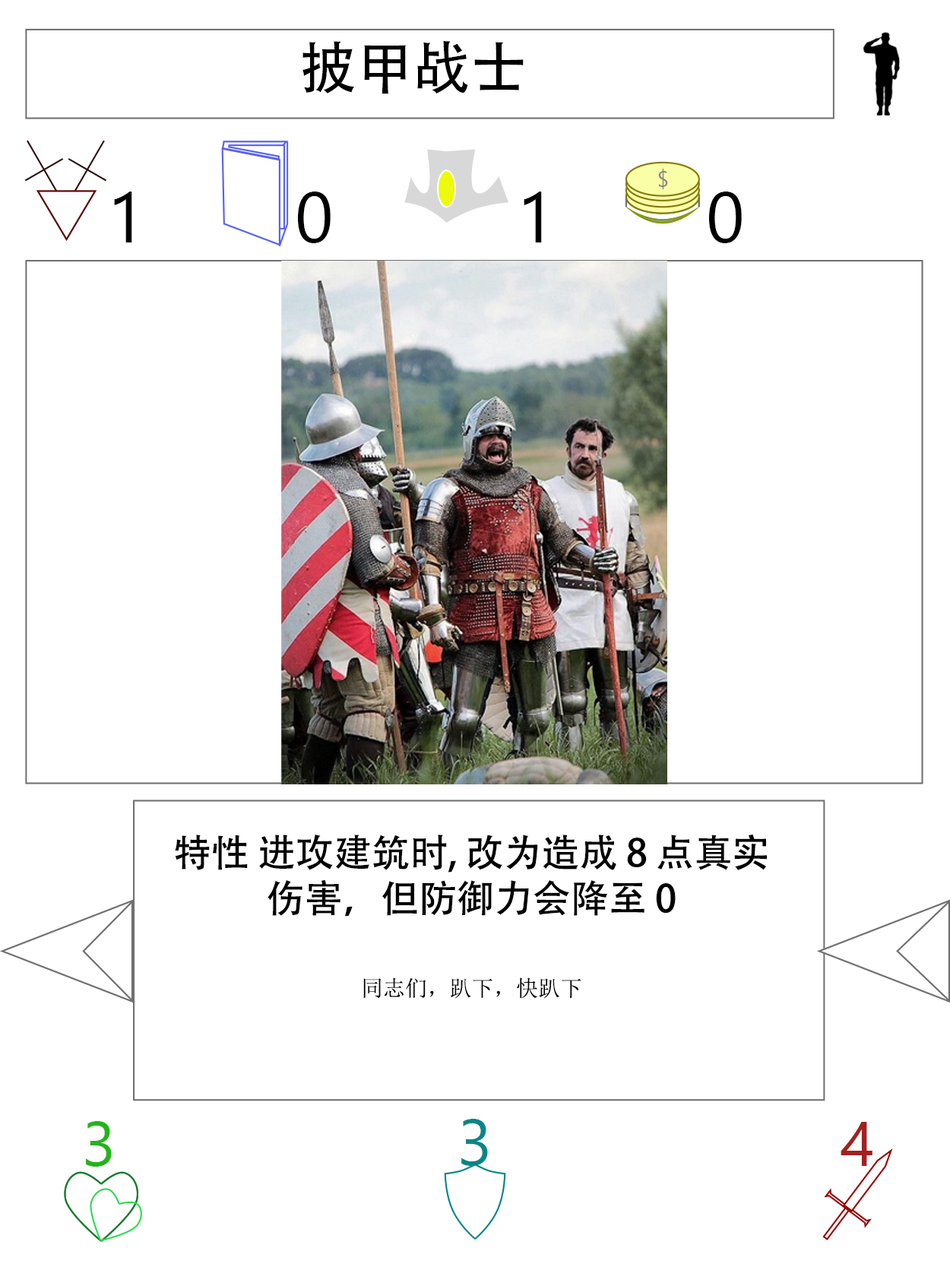
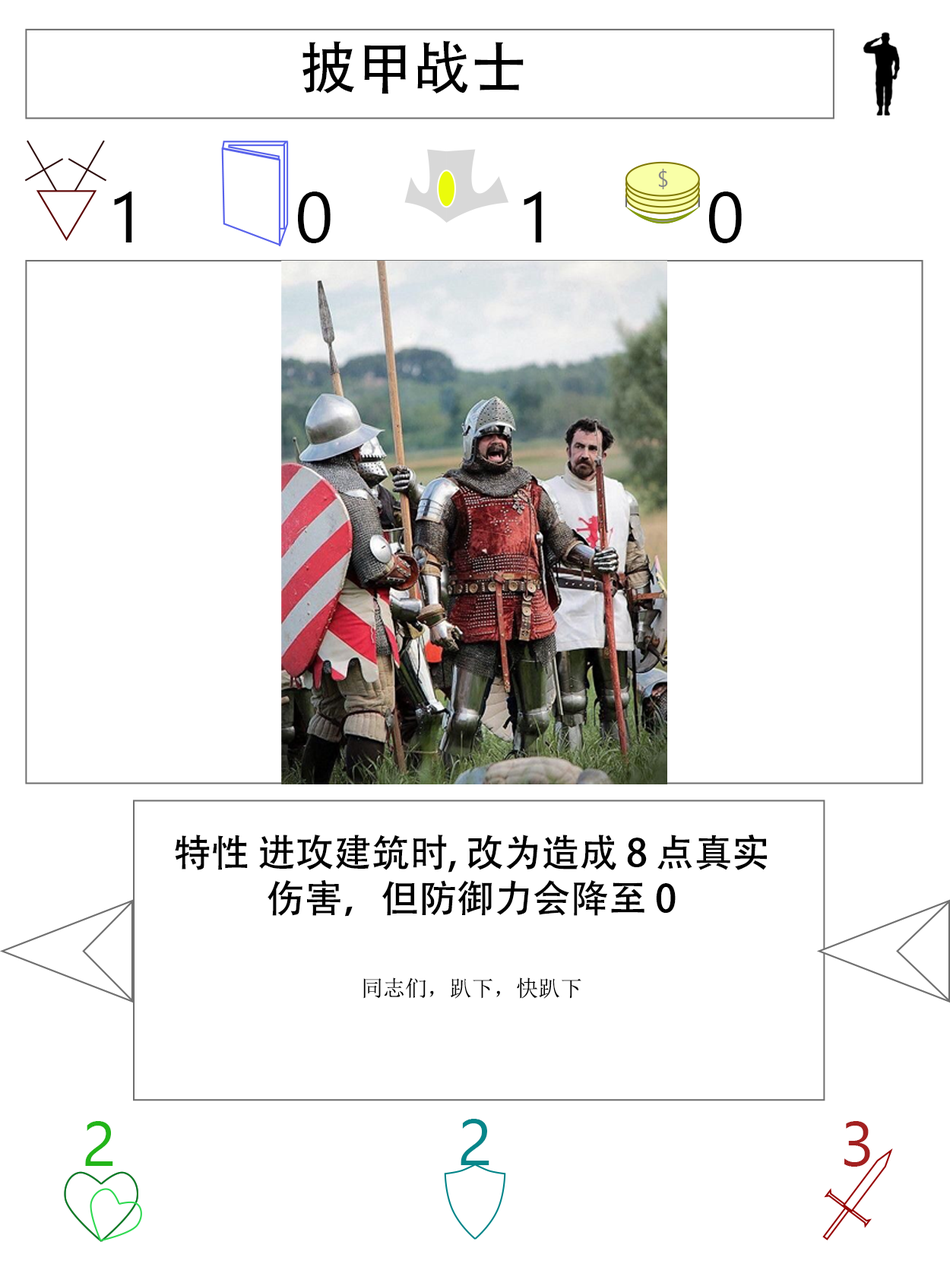
The second 950x1267 image is a revision of the first. Changes to its layers:
painted on "生命值" over (85, 1120, 114, 1167)
painted on "防御力" over (460, 1118, 490, 1166)
painted on "攻击力" over (840, 1120, 873, 1167)
